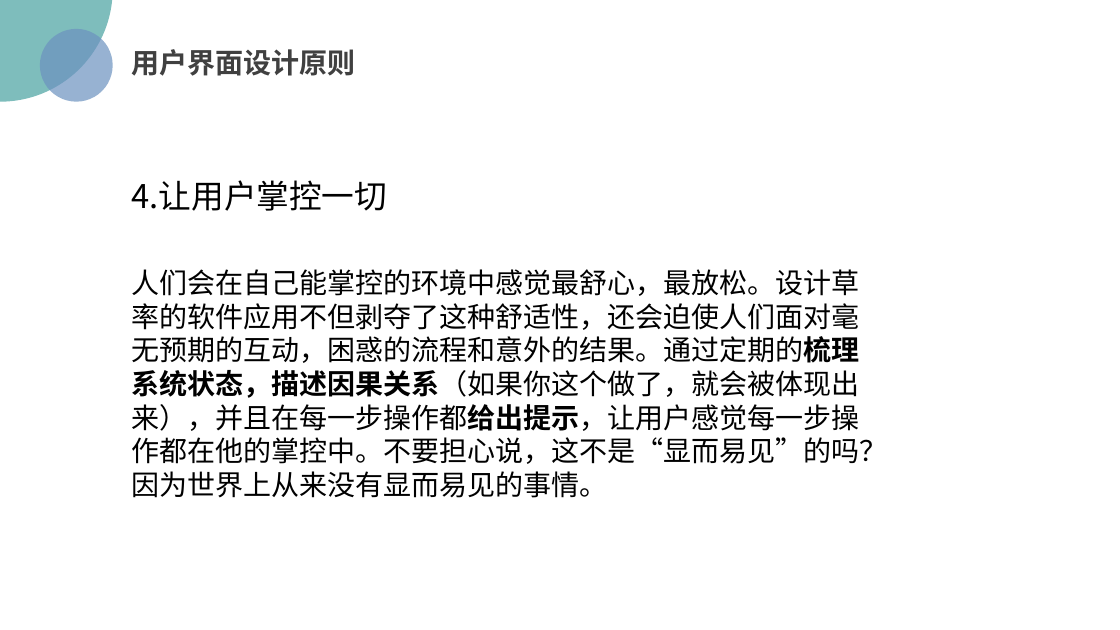
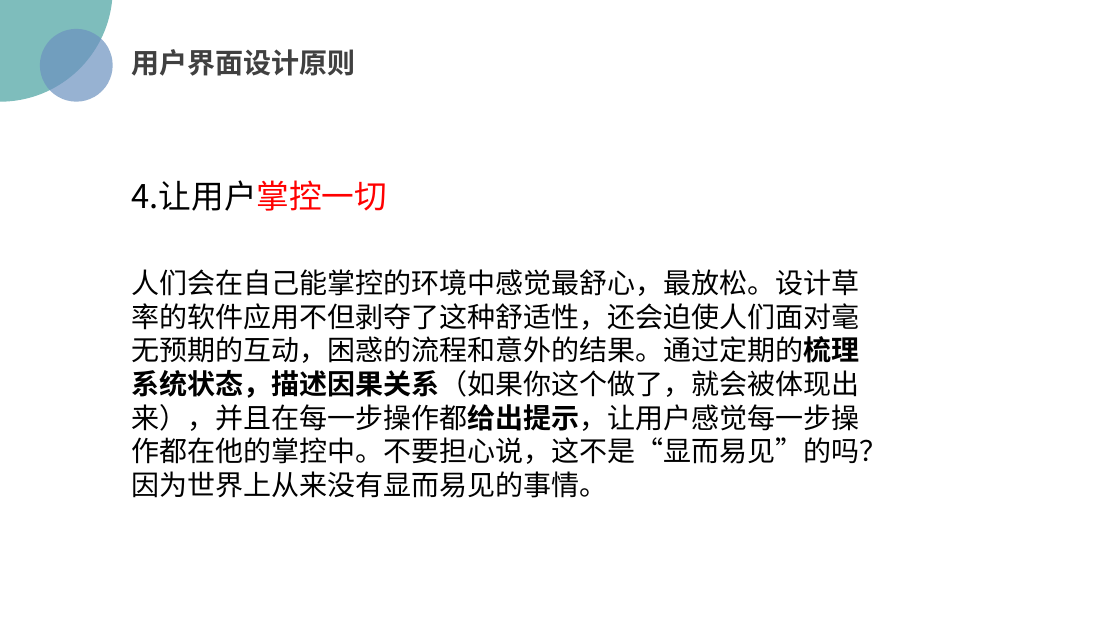
Before and after one commit to PRD2018/PRD2018-G15, a slide deck: slide 19 of 2018-11-11/[PRD-15]UML基础二.pptx. Drawn at 1120x630 pixels with LibreOffice and Linux fonts; fonts in the diff are those of the drawing; background and template pictures are left out. Boxes give left, top, right and bottom in pixels: in the first picture for what was removed or moved away, otherwise in the second. Text is boxed around its words. In the diff, an @@ line names an element or a change of style, - is before the commit and + after.

```diff
--- a/2018-11-11/[PRD-15]UML基础二.pptx
+++ b/2018-11-11/[PRD-15]UML基础二.pptx
@@ text at box(132, 180, 388, 211): text colour #000000 to #FF0000 in "4.让用户掌控一切" @@
```
Also in this commit, not shown: 12 other slides changed, 2 other files.
